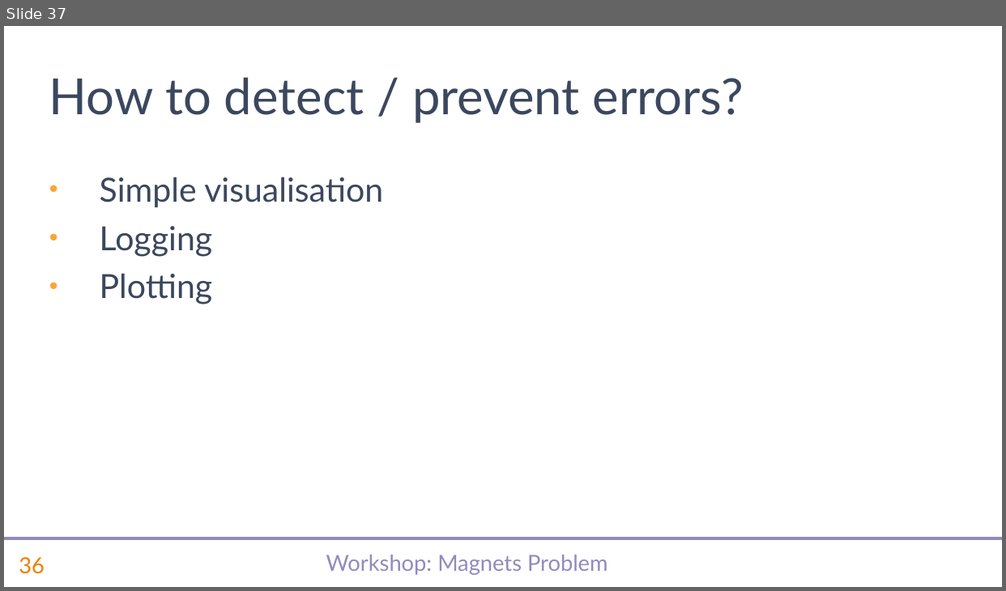
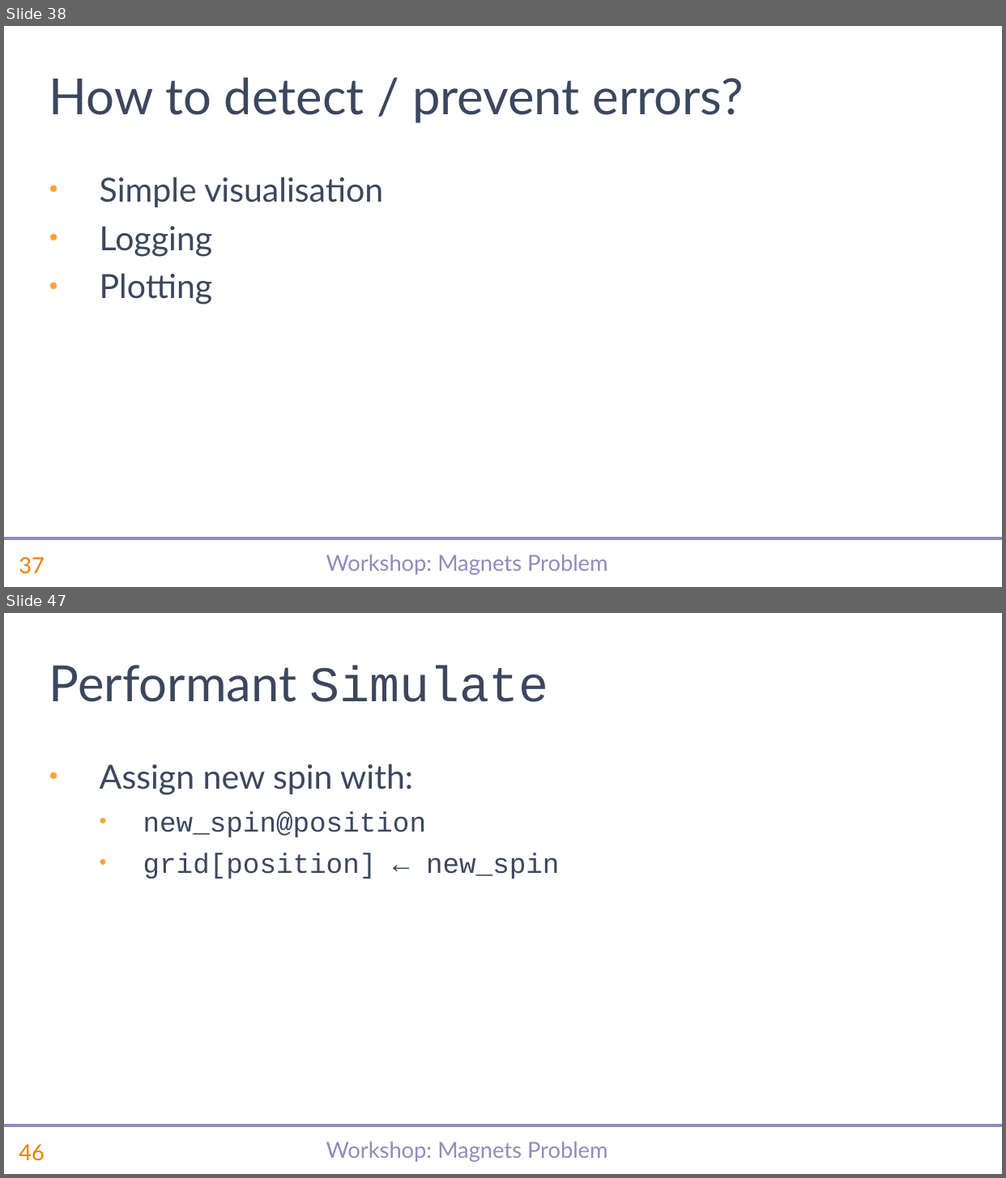
Before and after one commit to abrudz/SimCorp, a slide deck: magnets/slides.pptx. Shown one above the other, each under a label of ours: slide 37 before the commit, slides 38 and 47 after it; the slides between them are not shown. The pictures are 1006x591 and 1006x1178 pixels, drawn with LibreOffice and Linux fonts; fonts in the diff are those of the drawing; background and template pictures are left out. Boxes give left, top, right and bottom in pixels: in the first picture for what was removed or moved away, otherwise in the second. Text is boxed around its words. In the diff, an @@ line names an element or a change of style, - is before the commit and + after.

```diff
--- a/magnets/slides.pptx
+++ b/magnets/slides.pptx
@@ slide 47 added at <box>4,613,1002,1174</box>, background #FFFFFF; not listed: 3 template elements that a slide beside it also shows @@
@@ title added at <box>49,665,549,702</box>, 36 pt, text #3B475E @@
+Performant Simulate
@@ text added at <box>100,764,559,879</box>, 20 pt, text #3B475E @@
+• Assign new spin with:
+  • new_spin@position
+  • grid[position] ← new_spin
@@ what was slide 37 is now slide 38 @@
@@ page number at <box>19,557,44,574</box>: text changed @@
-36
+37
```
Also in this commit, not shown: 1 slide changed, 18 other slides added, 2 other files.
